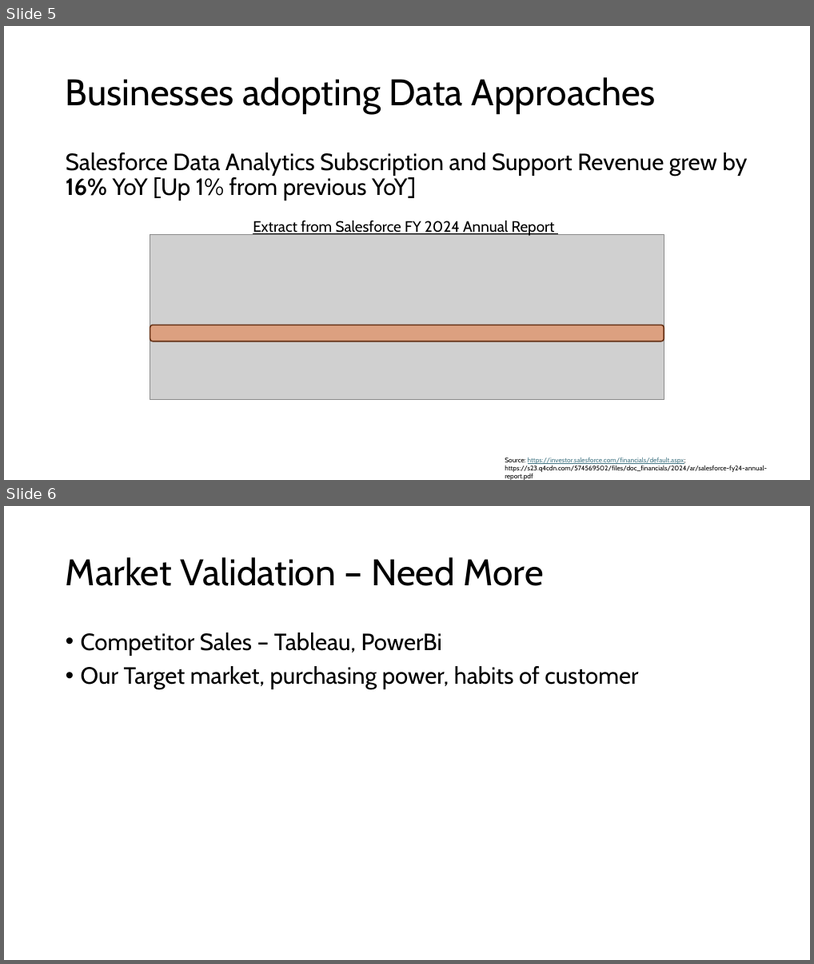
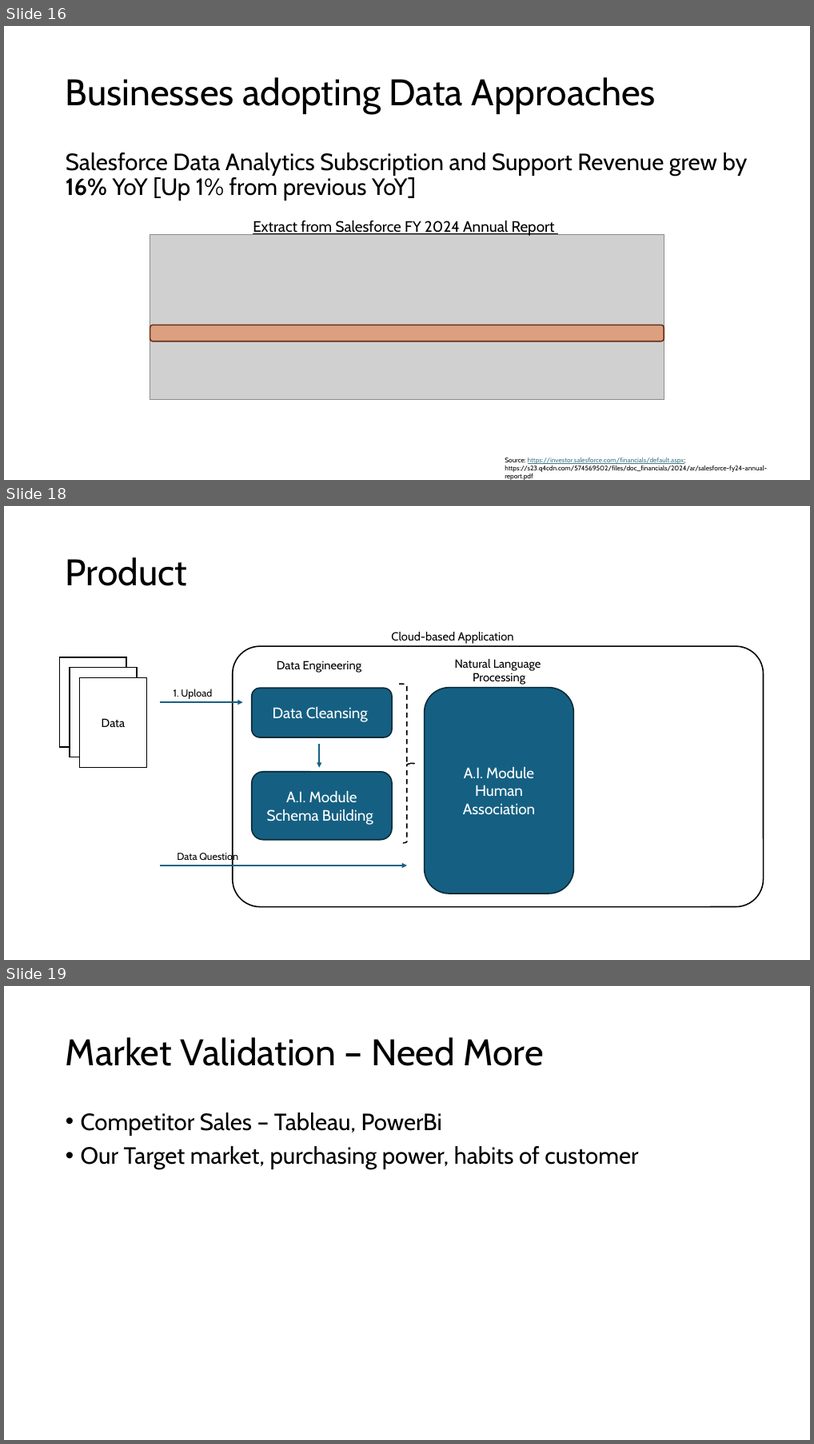
Before and after one commit to ryncii/SprintPOC, a slide deck: PitchDeck.pptx. Shown one above the other, each under a label of ours: slides 5 and 6 before the commit, slides 16, 18 and 19 after it; the slides between them are not shown. The pictures are 814x964 and 814x1444 pixels, drawn with LibreOffice and Linux fonts; fonts in the diff are those of the drawing; grey boxes stand for pictures. Boxes give left, top, right and bottom in pixels: in the first picture for what was removed or moved away, otherwise in the second. Text is boxed around its words. In the diff, an @@ line names an element or a change of style, - is before the commit and + after.

```diff
--- a/PitchDeck.pptx
+++ b/PitchDeck.pptx
@@ slide 18 added at (x1=4, y1=506, x2=810, y2=960), background #FFFFFF @@
@@ title added at (x1=66, y1=557, x2=187, y2=586), 44 pt, text #000000 @@
+Product
@@ rounded rectangle added at (x1=233, y1=646, x2=764, y2=907), fill #FFFFFF, outline #000000 1.5 pt @@
@@ text added at (x1=391, y1=632, x2=514, y2=644), 14 pt, text #000000 @@
+Cloud-based Application
@@ rectangle added at (x1=60, y1=657, x2=127, y2=747), fill #FFFFFF, outline #000000 1.5 pt @@
@@ rectangle added at (x1=70, y1=668, x2=137, y2=757), fill #FFFFFF, outline #000000 1.5 pt @@
@@ text added at (x1=277, y1=660, x2=362, y2=672), 14 pt, text #000000 @@
+Data Engineering
@@ text added at (x1=455, y1=659, x2=542, y2=684), 14 pt, text #000000 @@
+Natural Language
+Processing
@@ rectangle added at (x1=80, y1=678, x2=146, y2=768), fill #FFFFFF, outline #000000 1.5 pt, 14 pt, text #000000 @@
+Data
@@ text added at (x1=174, y1=688, x2=212, y2=699), 12 pt, text #000000 @@
+1. Upload
@@ rounded rectangle added at (x1=252, y1=688, x2=392, y2=738), fill #156082, outline #092A39 1.5 pt, 18 pt, text #FFFFFF @@
+Data Cleansing
@@ right brace added at (x1=400, y1=684, x2=414, y2=843), outline #000000 1.5 pt dashed @@
@@ rounded rectangle added at (x1=425, y1=688, x2=574, y2=893), fill #156082, outline #092A39 1.5 pt, 18 pt, text #FFFFFF @@
+A.I. Module
+Human Association
@@ arrow added from (159, 702) to (243, 702), #156082 1.5 pt @@
@@ arrow added from (320, 744) to (320, 768), #156082 1.5 pt @@
@@ rounded rectangle added at (x1=252, y1=772, x2=392, y2=840), fill #156082, outline #092A39 1.5 pt, 18 pt, text #FFFFFF @@
+A.I. Module
+Schema Building
@@ arrow added from (159, 865) to (407, 865), #156082 1.5 pt @@
@@ text added at (x1=177, y1=851, x2=238, y2=862), 12 pt, text #000000 @@
+Data Question
@@ what was slide 5 is now slide 16 @@
@@ what was slide 6 is now slide 19 @@
```
Also in this commit, not shown: 7 slides changed, 4 other slides added.
